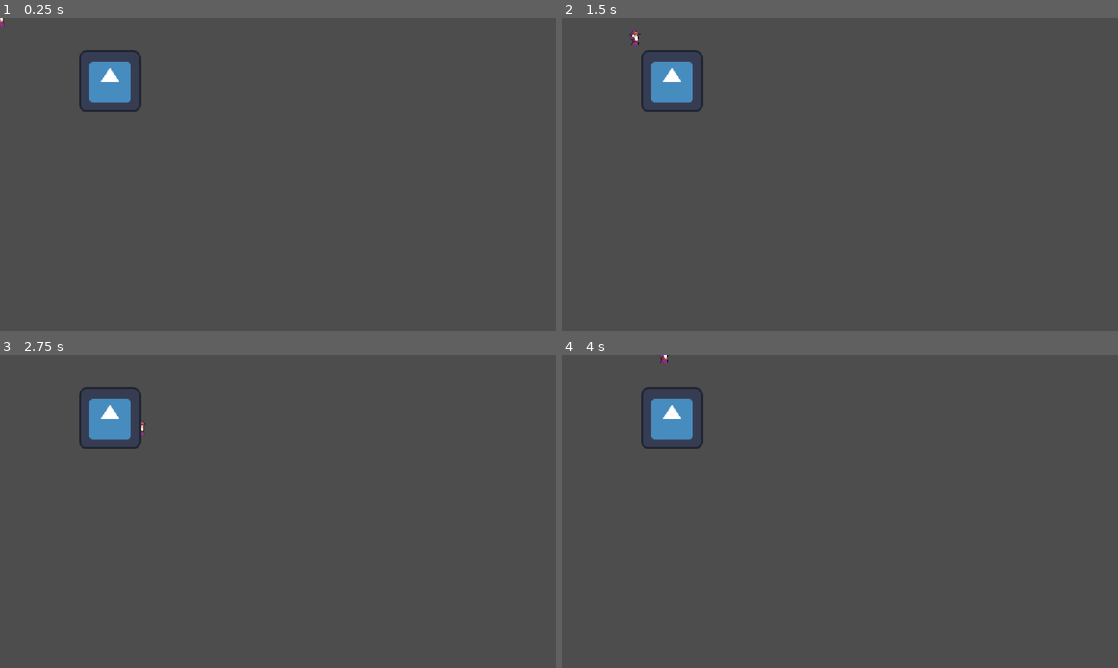
Above: before the commit, frames 1-4 (two rows, left to right).
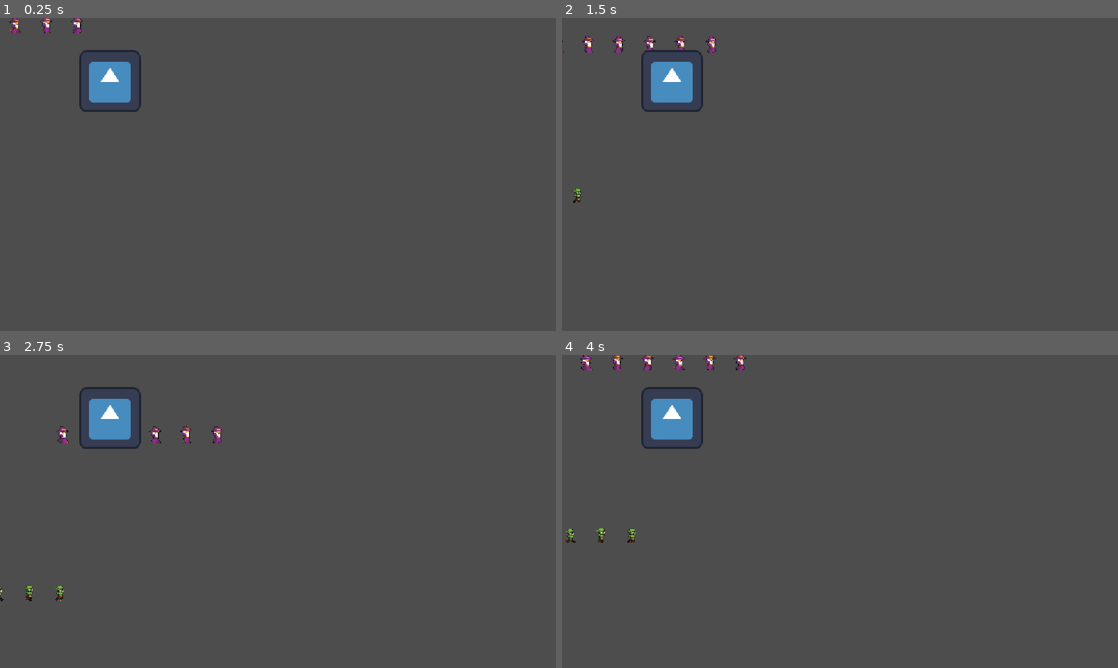
Above: after the commit, the same moments.

Repository: VladaParkhomenko/game-dev-labs
Game: Godot game, scene res://Main.tscn
Same seed, same stepped clock (60 frames per second), same inputs: the game is played once before the commit and once after it. The engine's default icon, where the game draws it, is replaced by a stand-in: a white triangle on a blue panel in a dark square.
Inputs:
- Up to frame 1 (0.25 s): no input
- Up to frame 2 (1.5 s): tap Enter at 0.5 s; hold Right (ui_right) 0.53-1.28 s; hold Down (ui_down) from 1.28 s (still down)
- Up to frame 3 (2.75 s): release Down (ui_down) at 2.03 s; hold Right (ui_right) from 2.03 s (still down)
- Up to frame 4 (4 s): release Right (ui_right) at 2.78 s; hold Up (ui_up) 2.78-3.53 s; hold Left (ui_left) from 3.53 s (still down)

The runs differ from the first frame. In frame 1, 0.2% of the frame differs, in the area x 0-15%, y 0-5%; in frame 2, 0.4%; in frame 3, 0.4%; in frame 4, 0.6%, in the area x 0-34%, y 0-60%.

Commit message:
feat: configure AnimatedSprite2D and sprite frames for both player and enemy animations

Diff:
--- a/zad-1-prog/Main.tscn
+++ b/zad-1-prog/Main.tscn
@@ -3,8 +3,99 @@
 [ext_resource type="Texture2D" uid="uid://bcguv5foaagdo" path="res://icon.svg" id="1_glv2v"]
 [ext_resource type="Script" uid="uid://d0m5rldf4aup1" path="res://player.gd" id="1_uu6xs"]
 [ext_resource type="Texture2D" uid="uid://cff08gnj2lwuc" path="res://Idle-Sheet_Wizzard.png" id="2_fos0i"]
+[ext_resource type="Texture2D" uid="uid://78t83ordma57" path="res://Run-Sheet_Wizzard.png" id="3_lgr22"]
 [ext_resource type="Script" uid="uid://cefoqex02aj6y" path="res://enemy.gd" id="3_r0du0"]
 [ext_resource type="Texture2D" uid="uid://ccyp3fq2x3x0w" path="res://Idle-Sheet_Orc.png" id="5_3dxm6"]
+[ext_resource type="Texture2D" uid="uid://l2246stodahj" path="res://Run-Sheet_Orc.png" id="7_trn2v"]
+
+[sub_resource type="AtlasTexture" id="AtlasTexture_03owx"]
+atlas = ExtResource("2_fos0i")
+region = Rect2(0, 0, 32, 32)
+
+[sub_resource type="AtlasTexture" id="AtlasTexture_wkp8b"]
+atlas = ExtResource("2_fos0i")
+region = Rect2(32, 0, 32, 32)
+
+[sub_resource type="AtlasTexture" id="AtlasTexture_20pc6"]
+atlas = ExtResource("2_fos0i")
+region = Rect2(64, 0, 32, 32)
+
+[sub_resource type="AtlasTexture" id="AtlasTexture_5vvyt"]
+atlas = ExtResource("2_fos0i")
+region = Rect2(96, 0, 32, 32)
+
+[sub_resource type="AtlasTexture" id="AtlasTexture_c6i3y"]
+atlas = ExtResource("3_lgr22")
+region = Rect2(0, 0, 64, 64)
+
+[sub_resource type="AtlasTexture" id="AtlasTexture_c2ibq"]
+atlas = ExtResource("3_lgr22")
+region = Rect2(64, 0, 64, 64)
+
+[sub_resource type="AtlasTexture" id="AtlasTexture_j4qnp"]
+atlas = ExtResource("3_lgr22")
+region = Rect2(128, 0, 64, 64)
+
+[sub_resource type="AtlasTexture" id="AtlasTexture_fpfj3"]
+atlas = ExtResource("3_lgr22")
+region = Rect2(192, 0, 64, 64)
+
+[sub_resource type="AtlasTexture" id="AtlasTexture_sc1dx"]
+atlas = ExtResource("3_lgr22")
+region = Rect2(256, 0, 64, 64)
+
+[sub_resource type="AtlasTexture" id="AtlasTexture_kjvhd"]
+atlas = ExtResource("3_lgr22")
+region = Rect2(320, 0, 64, 64)
+
+[sub_resource type="SpriteFrames" id="SpriteFrames_g4v7s"]
+animations = [{
+"frames": [{
+"duration": 1.0,
+"texture": ExtResource("2_fos0i")
+}, {
+"duration": 1.0,
+"texture": SubResource("AtlasTexture_03owx")
+}, {
+"duration": 1.0,
+"texture": SubResource("AtlasTexture_wkp8b")
+}, {
+"duration": 1.0,
+"texture": SubResource("AtlasTexture_20pc6")
+}, {
+"duration": 1.0,
+"texture": SubResource("AtlasTexture_5vvyt")
+}],
+"loop": 1,
+"name": &"idle",
+"speed": 5.0
+}, {
+"frames": [{
+"duration": 1.0,
+"texture": ExtResource("3_lgr22")
+}, {
+"duration": 1.0,
+"texture": SubResource("AtlasTexture_c6i3y")
+}, {
+"duration": 1.0,
+"texture": SubResource("AtlasTexture_c2ibq")
+}, {
+"duration": 1.0,
+"texture": SubResource("AtlasTexture_j4qnp")
+}, {
+"duration": 1.0,
+"texture": SubResource("AtlasTexture_fpfj3")
+}, {
+"duration": 1.0,
+"texture": SubResource("AtlasTexture_sc1dx")
+}, {
+"duration": 1.0,
+"texture": SubResource("AtlasTexture_kjvhd")
+}],
+"loop": 1,
+"name": &"run",
+"speed": 5.0
+}]
 
 [sub_resource type="RectangleShape2D" id="RectangleShape2D_g4v7s"]
 size = Vector2(126, 126)
@@ -18,6 +109,95 @@
 [sub_resource type="RectangleShape2D" id="RectangleShape2D_3gngh"]
 size = Vector2(273.25, 276)
 
+[sub_resource type="AtlasTexture" id="AtlasTexture_5tuhn"]
+atlas = ExtResource("5_3dxm6")
+region = Rect2(0, 0, 32, 32)
+
+[sub_resource type="AtlasTexture" id="AtlasTexture_2gh4u"]
+atlas = ExtResource("5_3dxm6")
+region = Rect2(32, 0, 32, 32)
+
+[sub_resource type="AtlasTexture" id="AtlasTexture_devvj"]
+atlas = ExtResource("5_3dxm6")
+region = Rect2(64, 0, 32, 32)
+
+[sub_resource type="AtlasTexture" id="AtlasTexture_3b0ty"]
+atlas = ExtResource("5_3dxm6")
+region = Rect2(96, 0, 32, 32)
+
+[sub_resource type="AtlasTexture" id="AtlasTexture_bg4s2"]
+atlas = ExtResource("7_trn2v")
+region = Rect2(0, 0, 64, 64)
+
+[sub_resource type="AtlasTexture" id="AtlasTexture_hhcpw"]
+atlas = ExtResource("7_trn2v")
+region = Rect2(64, 0, 64, 64)
+
+[sub_resource type="AtlasTexture" id="AtlasTexture_mxvw5"]
+atlas = ExtResource("7_trn2v")
+region = Rect2(128, 0, 64, 64)
+
+[sub_resource type="AtlasTexture" id="AtlasTexture_xrxkg"]
+atlas = ExtResource("7_trn2v")
+region = Rect2(192, 0, 64, 64)
+
+[sub_resource type="AtlasTexture" id="AtlasTexture_sqvbp"]
+atlas = ExtResource("7_trn2v")
+region = Rect2(256, 0, 64, 64)
+
+[sub_resource type="AtlasTexture" id="AtlasTexture_hri7i"]
+atlas = ExtResource("7_trn2v")
+region = Rect2(320, 0, 64, 64)
+
+[sub_resource type="SpriteFrames" id="SpriteFrames_yf5fn"]
+animations = [{
+"frames": [{
+"duration": 1.0,
+"texture": ExtResource("5_3dxm6")
+}, {
+"duration": 1.0,
+"texture": SubResource("AtlasTexture_5tuhn")
+}, {
+"duration": 1.0,
+"texture": SubResource("AtlasTexture_2gh4u")
+}, {
+"duration": 1.0,
+"texture": SubResource("AtlasTexture_devvj")
+}, {
+"duration": 1.0,
+"texture": SubResource("AtlasTexture_3b0ty")
+}],
+"loop": 1,
+"name": &"idle",
+"speed": 5.0
+}, {
+"frames": [{
+"duration": 1.0,
+"texture": ExtResource("7_trn2v")
+}, {
+"duration": 1.0,
+"texture": SubResource("AtlasTexture_bg4s2")
+}, {
+"duration": 1.0,
+"texture": SubResource("AtlasTexture_hhcpw")
+}, {
+"duration": 1.0,
+"texture": SubResource("AtlasTexture_mxvw5")
+}, {
+"duration": 1.0,
+"texture": SubResource("AtlasTexture_xrxkg")
+}, {
+"duration": 1.0,
+"texture": SubResource("AtlasTexture_sqvbp")
+}, {
+"duration": 1.0,
+"texture": SubResource("AtlasTexture_hri7i")
+}],
+"loop": 1,
+"name": &"run",
+"speed": 5.0
+}]
+
 [sub_resource type="RectangleShape2D" id="RectangleShape2D_fcnqv"]
 size = Vector2(128, 128)
 
@@ -26,9 +206,9 @@
 [node name="Player" type="CharacterBody2D" parent="." unique_id=1641765328]
 script = ExtResource("1_uu6xs")
 
-[node name="Sprite2D" type="Sprite2D" parent="Player" unique_id=1920253620]
-texture = ExtResource("2_fos0i")
-hframes = 4
+[node name="Sprite2D" type="AnimatedSprite2D" parent="Player" unique_id=2064628679]
+sprite_frames = SubResource("SpriteFrames_g4v7s")
+animation = &"run"
 
 [node name="CollisionShape2D" type="CollisionShape2D" parent="Player" unique_id=558857452]
 shape = SubResource("RectangleShape2D_g4v7s")
@@ -54,10 +234,10 @@
 [node name="Enemy" type="CharacterBody2D" parent="." unique_id=1724800341]
 script = ExtResource("3_r0du0")
 
-[node name="Sprite2D" type="Sprite2D" parent="Enemy" unique_id=76323514]
+[node name="Sprite2D" type="AnimatedSprite2D" parent="Enemy" unique_id=793490896]
 position = Vector2(-257, 338)
-texture = ExtResource("5_3dxm6")
-hframes = 4
+sprite_frames = SubResource("SpriteFrames_yf5fn")
+animation = &"run"
 
 [node name="CollisionShape2D" type="CollisionShape2D" parent="Enemy" unique_id=1100753516]
 position = Vector2(-257, 338)
